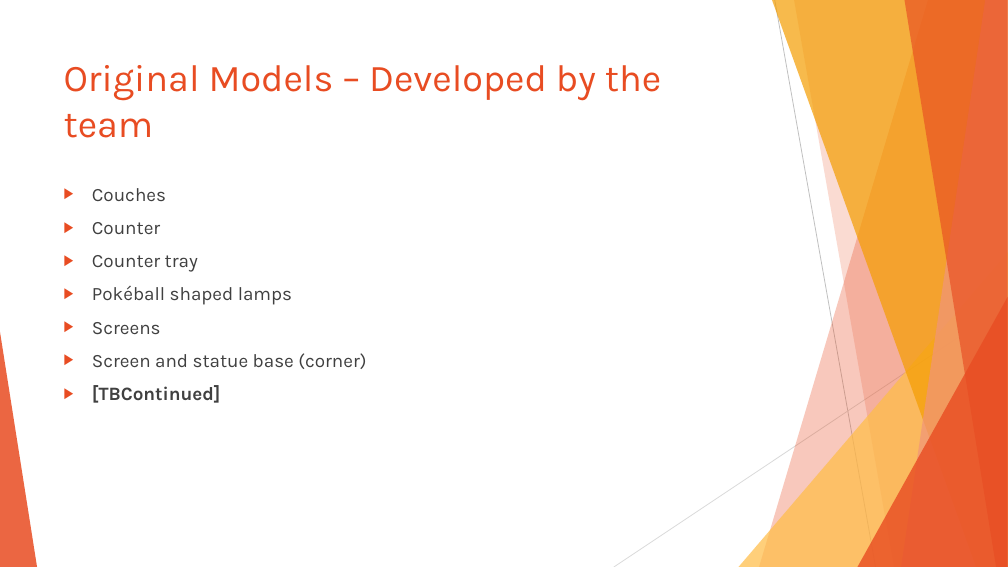
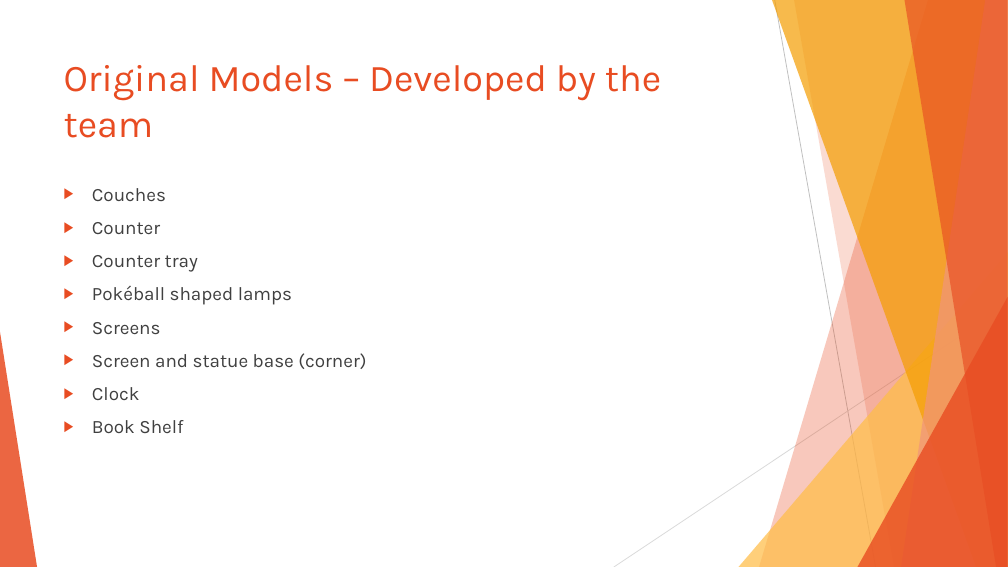
Before and after one commit to julio177/pokemon-center-3d, a slide deck: slide 6 of Blender Project Team Rocket.pptx. Drawn at 1008x567 pixels with LibreOffice and Linux fonts; fonts in the diff are those of the drawing. Boxes give left, top, right and bottom in pixels: in the first picture for what was removed or moved away, otherwise in the second. Text is boxed around its words. In the diff, an @@ line names an element or a change of style, - is before the commit and + after.

Commit message:
Modifications to ppt and image for screen

```diff
--- a/Blender Project Team Rocket.pptx
+++ b/Blender Project Team Rocket.pptx
@@ text at <box>92,188,366,369</box>: indent changed @@
@@ text at <box>92,387,183,433</box>: text changed; bold off @@
-▶ [TBContinued]
+▶ Clock
+▶ Book Shelf
```
Also in this commit, not shown: 9 other slides changed, 4 slides added, 2 other files.
